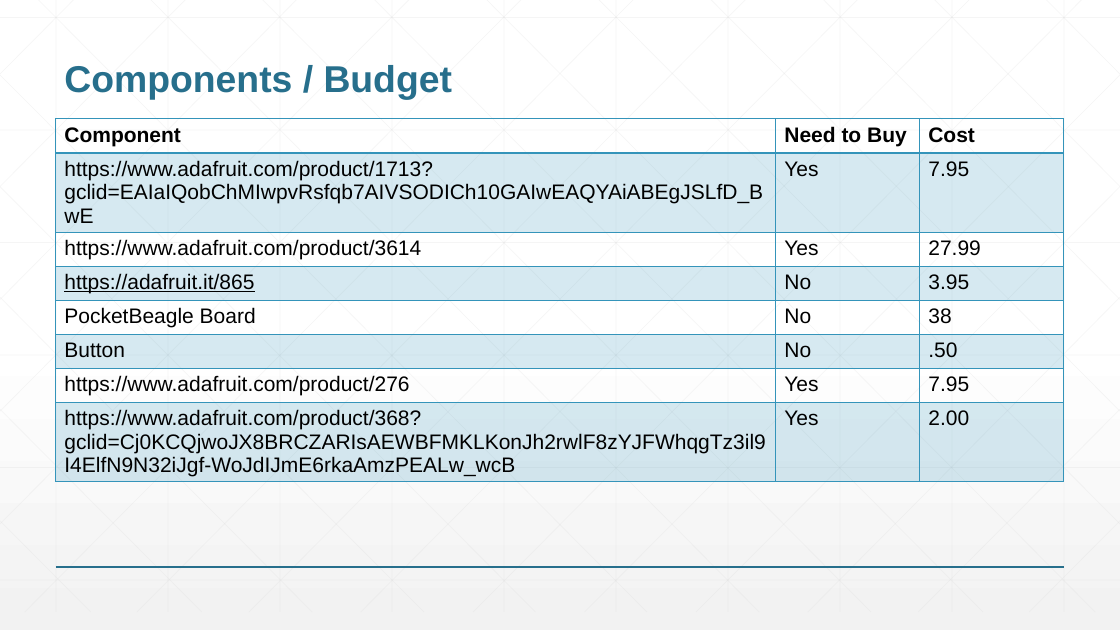
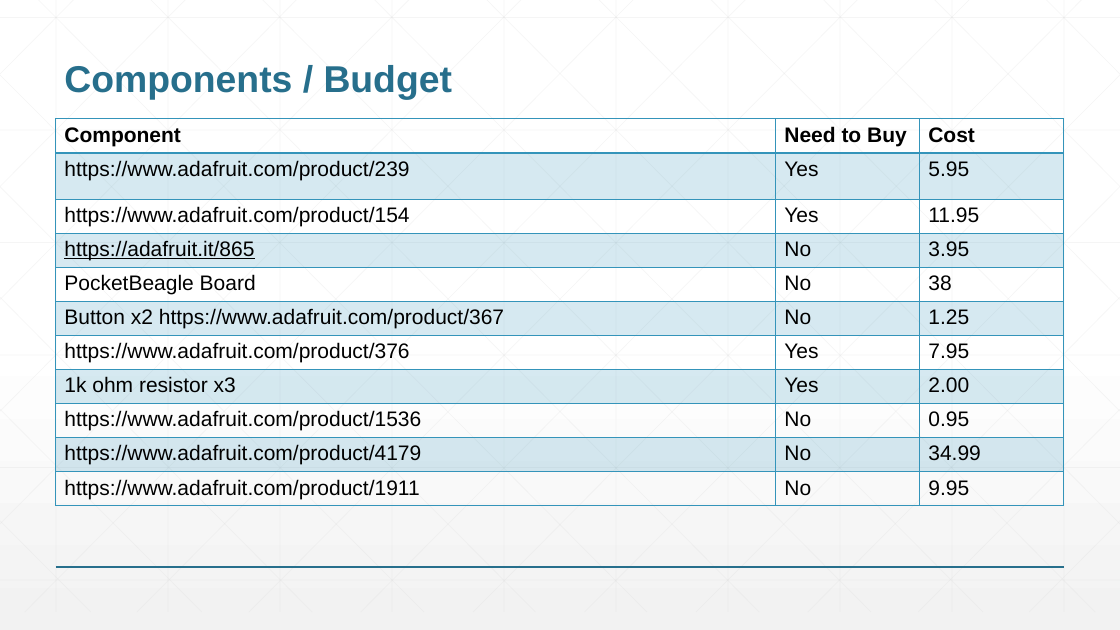
Before and after one commit to callumparks/ENGI301, a slide deck: slide 5 of ENGI301_project_proposal.pptx (slide 6 before the commit). Drawn at 1120x630 pixels with LibreOffice and Linux fonts; fonts in the diff are those of the drawing. Boxes give left, top, right and bottom in pixels: in the first picture for what was removed or moved away, otherwise in the second. Text is boxed around its words. In the diff, an @@ line names an element or a change of style, - is before the commit and + after.

```diff
--- a/ENGI301_project_proposal.pptx
+++ b/ENGI301_project_proposal.pptx
@@ table at [56, 119, 1064, 507] @@
-row 2, column 1: https://www.adafruit.com/product/1713?gclid=EAIaIQobChMIwpvRsfqb7AIVSODICh10GAIwEAQYAiABEgJSLfD_BwE
+row 2, column 1: https://www.adafruit.com/product/239
-row 2, column 3: 7.95
+row 2, column 3: 5.95
-row 3, column 1: https://www.adafruit.com/product/3614
+row 3, column 1: https://www.adafruit.com/product/154
-row 3, column 3: 27.99
+row 3, column 3: 11.95
-row 6: Button | No | .50
-row 7: https://www.adafruit.com/product/276 | Yes | 7.95
-row 8: https://www.adafruit.com/product/368?gclid=Cj0KCQjwoJX8BRCZARIsAEWBFMKLKonJh2rwlF8zYJFWhqgTz3il9I4ElfN9N32iJgf-WoJdIJmE6rkaAmzPEALw_wcB | Yes | 2.00
+row 6: Button x2 https://www.adafruit.com/product/367 | No | 1.25
+row 7: https://www.adafruit.com/product/376 | Yes | 7.95
+row 8: 1k ohm resistor x3 | Yes | 2.00
+row 9: https://www.adafruit.com/product/1536 | No | 0.95
+row 10: https://www.adafruit.com/product/4179 | No | 34.99
+row 11: https://www.adafruit.com/product/1911 | No | 9.95
```
Also in this commit, not shown: 4 other slides changed, 1 slide removed.
